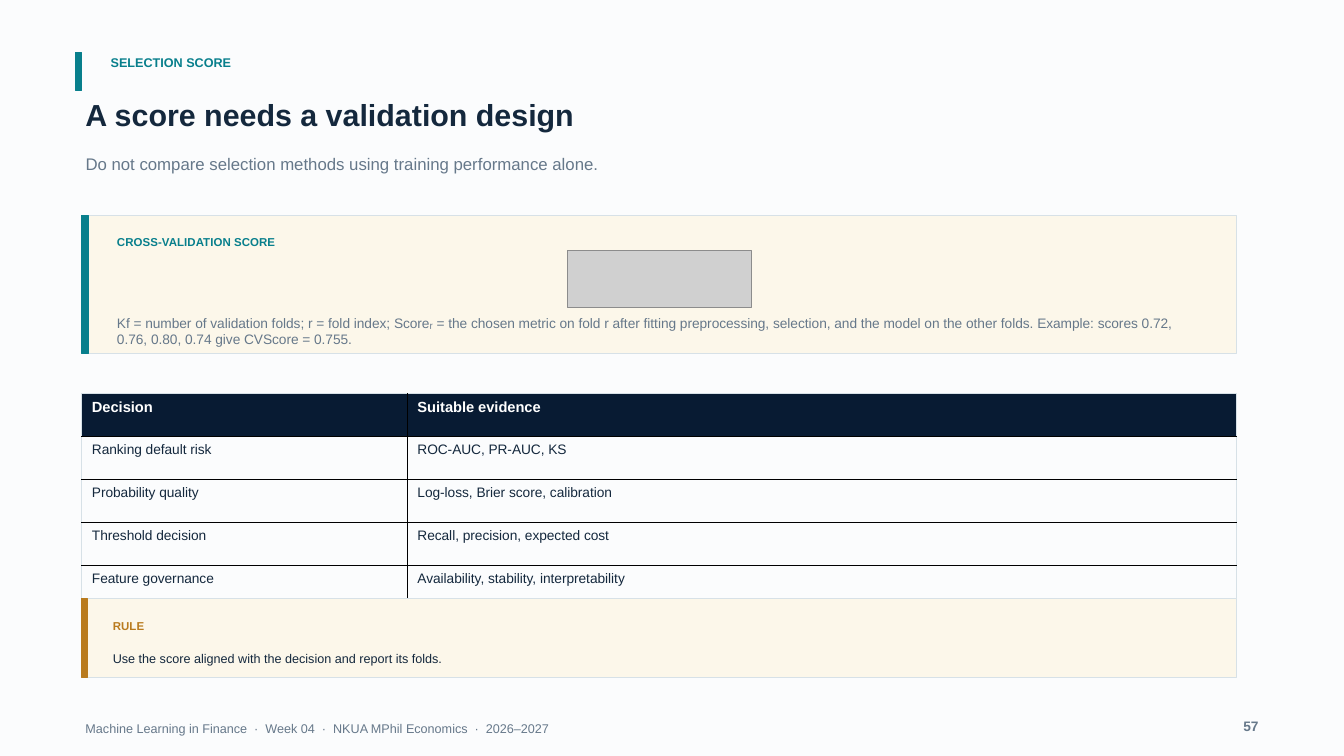
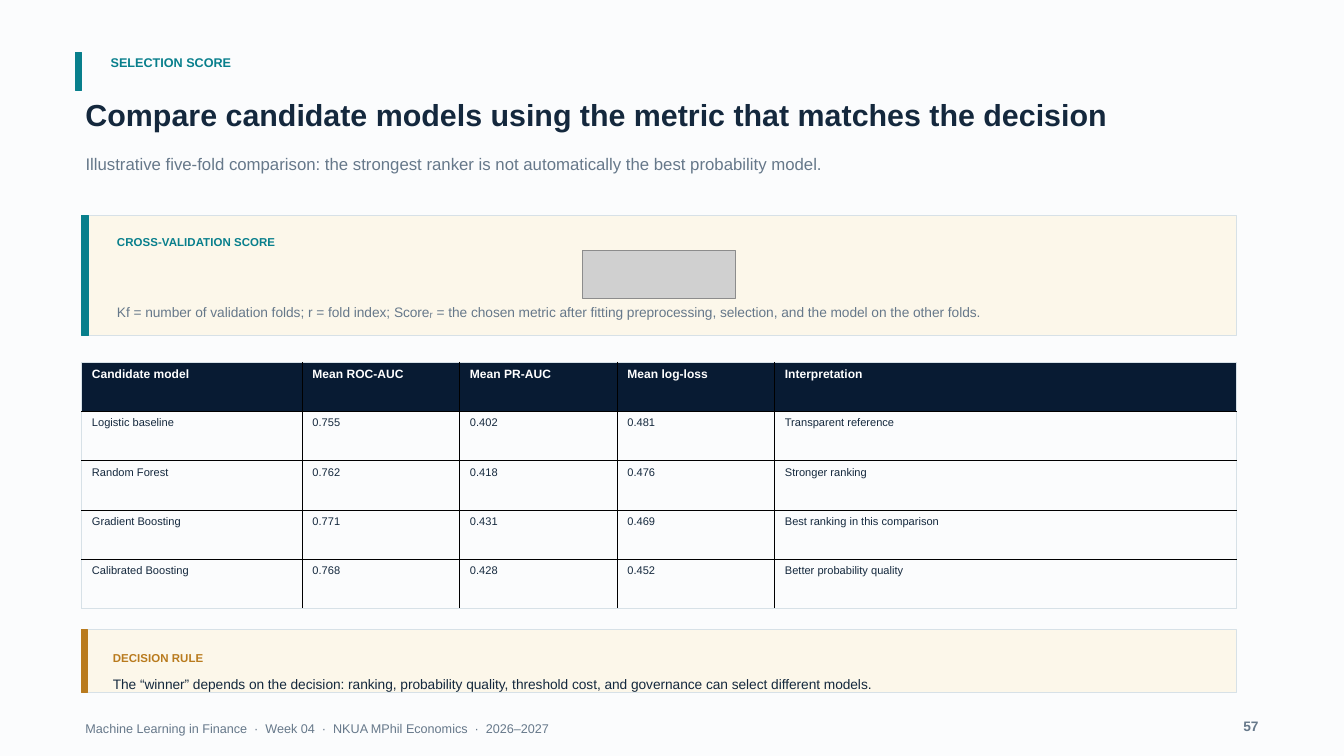
Before and after one commit to fkottas/Teaching-Courses, a slide deck: slide 57 of Machine Learning in Finance/2026-2027/lectures/week-04/slides/Lecture_04_Feature_Engineering_for_Financial_Data_2026-2027.pptx. Drawn at 1344x756 pixels with LibreOffice and Linux fonts; fonts in the diff are those of the drawing; grey boxes stand for pictures. Boxes give left, top, right and bottom in pixels: in the first picture for what was removed or moved away, otherwise in the second. Text is boxed around its words. In the diff, an @@ line names an element or a change of style, - is before the commit and + after.

Commit message:
Revise Week 4 selection, CV, and target monitoring slides

```diff
--- a/Machine Learning in Finance/2026-2027/lectures/week-04/slides/Lecture_04_Feature_Engineering_for_Financial_Data_2026-2027.pptx
+++ b/Machine Learning in Finance/2026-2027/lectures/week-04/slides/Lecture_04_Feature_Engineering_for_Financial_Data_2026-2027.pptx
@@ text at <box>85,104,1106,132</box>: text changed @@
-A score needs a validation design
+Compare candidate models using the metric that matches the decision
@@ text at <box>86,158,821,174</box>: text changed @@
-Do not compare selection methods using training performance alone.
+Illustrative five-fold comparison: the strongest ranker is not automatically the best probability model.
@@ rectangle: place and size @@
-rectangle at <box>82,216,1237,355</box>
+rectangle at <box>82,216,1237,337</box>
@@ rectangle: place and size @@
-rectangle at <box>82,216,88,355</box>
+rectangle at <box>82,216,88,337</box>
@@ picture: place and size @@
-picture at <box>568,251,751,308</box>
+picture at <box>583,251,736,298</box>
@@ text at <box>117,307,981,320</box>: text changed @@
-Kf = number of validation folds; r = fold index; Scoreᵣ = the chosen metric on fold r after fitting preprocessing, selection, and the model on the other folds. Example: scores 0.72, 0.76, 0.80, 0.74 give CVScore = 0.755.
+Kf = number of validation folds; r = fold index; Scoreᵣ = the chosen metric after fitting preprocessing, selection, and the model on the other folds.
@@ table at <box>82,362,1236,609</box> @@
-column 1: Decision | Ranking default risk | Probability quality | Threshold decision | Feature governance
-column 2: Suitable evidence | ROC-AUC, PR-AUC, KS | Log-loss, Brier score, calibration | Recall, precision, expected cost | Availability, stability, interpretability
+column 1: Candidate model | Logistic baseline | Random Forest | Gradient Boosting | Calibrated Boosting
+column 2: Mean ROC-AUC | 0.755 | 0.762 | 0.771 | 0.768
+column 3: Mean PR-AUC | 0.402 | 0.418 | 0.431 | 0.428
+column 4: Mean log-loss | 0.481 | 0.476 | 0.469 | 0.452
+column 5: Interpretation | Transparent reference | Stronger ranking | Best ranking in this comparison | Better probability quality
@@ table: place and size @@
-table at <box>82,394,1237,610</box>
+table at <box>82,362,1236,609</box>
@@ rectangle: place and size @@
-rectangle at <box>82,599,1237,678</box>
+rectangle at <box>82,630,1237,693</box>
@@ rectangle: place and size @@
-rectangle at <box>82,599,87,678</box>
+rectangle at <box>82,630,87,693</box>
@@ text at <box>113,654,203,662</box>: text changed @@
-RULE
+DECISION RULE
@@ text at <box>113,679,872,692</box>: text changed; size 9 to 9.8 pt @@
-Use the score aligned with the decision and report its folds.
+The “winner” depends on the decision: ranking, probability quality, threshold cost, and governance can select different models.
```
Also in this commit, not shown: 4 other slides changed, 2 slides added, 2 slides removed, 2 other files.
